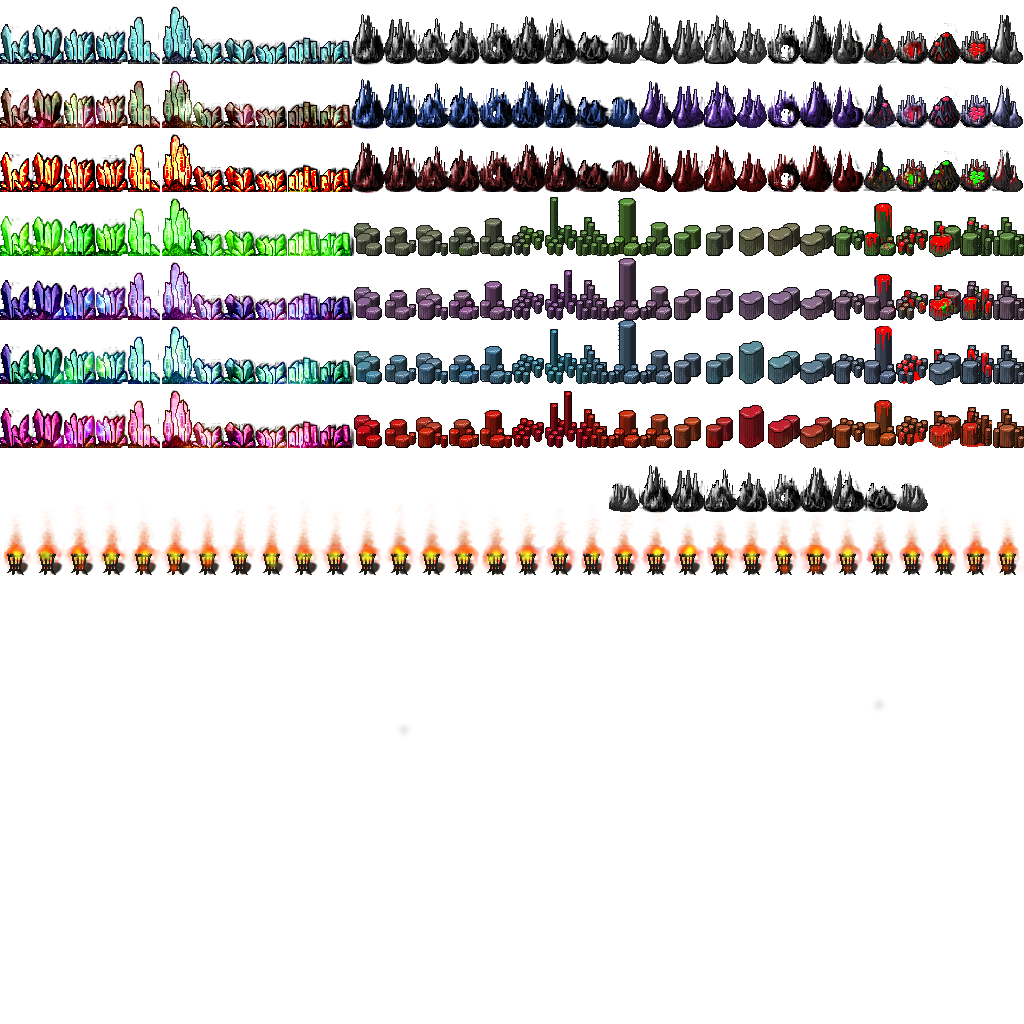
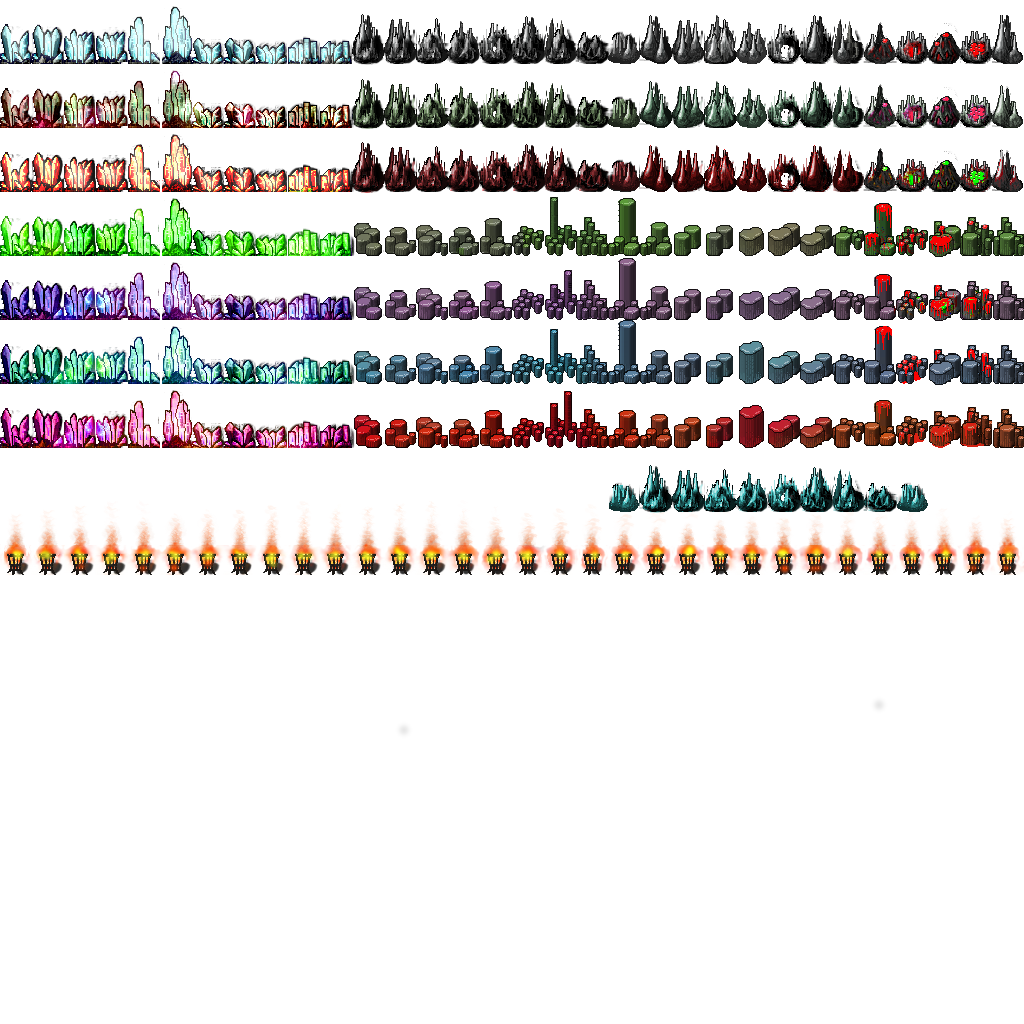
Layered file, before and after one edit (1024×1024). Changes by layer:
painted on "Layer" over left=0, top=7, right=1023, bottom=513
